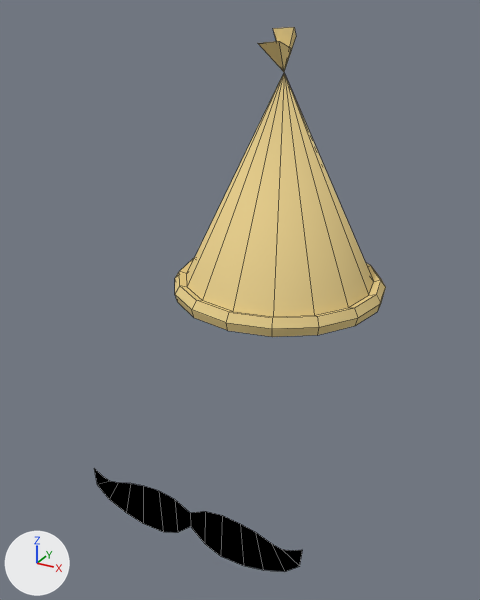
What one commit did to the Blender file Assets/Models/player.blend.
Before and after are seen from a camera (50 mm lens) standing at (0.377, -0.8, 1.51) and looking at (-0.04, -0.042, 1.131). Lighting does not change. The marker at lower left points along +X, +Y and +Z. Mesh edges are drawn as thin lines. The same objects are shown in both versions, whatever each file hides.

In view in the first picture: 'Mustache', 'PartyHat'.
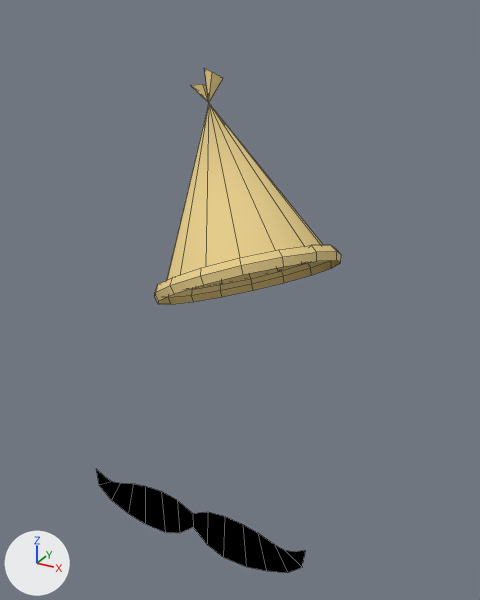
Where the change shows, as pixel boxes (x1, y1, x2, y2) in the pictures (480 x 600 px):
'PartyHat', reshaped (12% narrower, 24% shorter)
    before: (175, 27, 386, 337)
    after: (155, 69, 341, 304)
'Mustache', moved
    before: (94, 468, 303, 572)
    after: (96, 469, 306, 573)

Diff of the bpy script that builds the scene:
```diff
--- a/Assets/Models/player.blend.py
+++ b/Assets/Models/player.blend.py
@@ me_cube_005 @@
 me_cube_005.from_pydata(...)  # 73 vertices, 74 faces; spans x -0.151..0.151, y -0.15..0.15, z 1.137..1.488
 # used by ob_partyhat; location = (0.0, 0.0, 0.0)
+# me_cube_005 part 1: the whole mesh is multiplied about its middle by the matrix ((0.024, 0.913, -0.408), (-0.943, 0.157, 0.295), (0.333, 0.378, 0.864)), then moved by (-0.15, 0.108, -0.048)
 me_cube_005.materials.append(mat_skin)
@@ ob_mustache @@
 ob_mustache = bpy.data.objects.new('Mustache', me_cube_006)
-ob_mustache.location = (-0.003, 0.0, 0.0)
+ob_mustache.location = (0.0, 0.0, 0.0)
 _m = ob_mustache.modifiers.new('Mirror', 'MIRROR')
```
